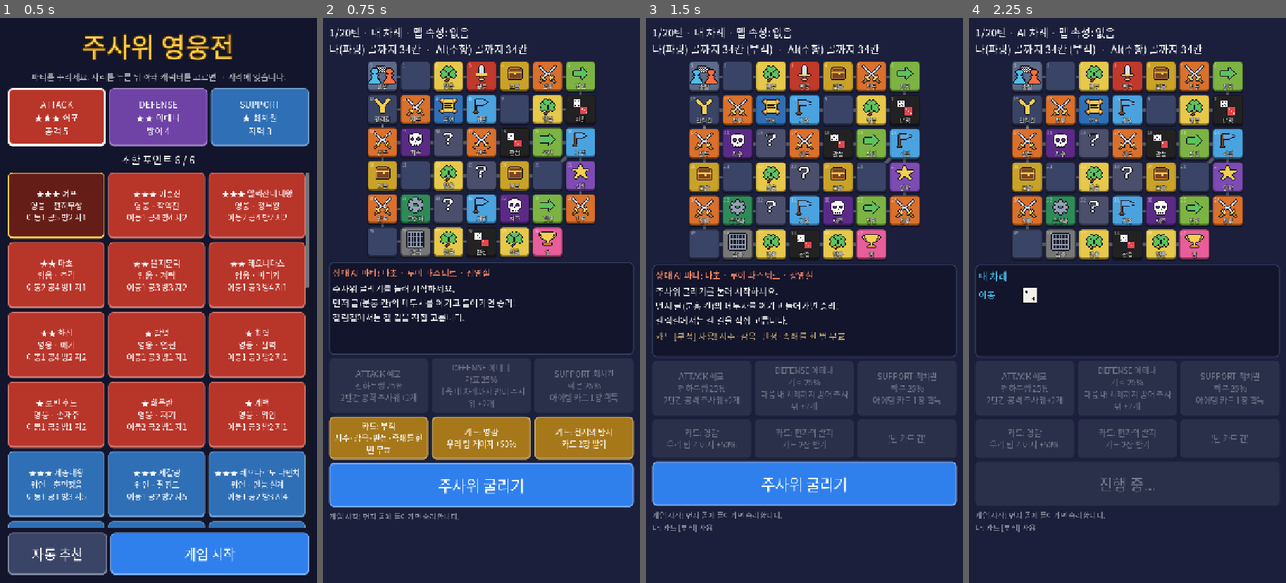
Above: before the commit, frames 1-4 (left to right).
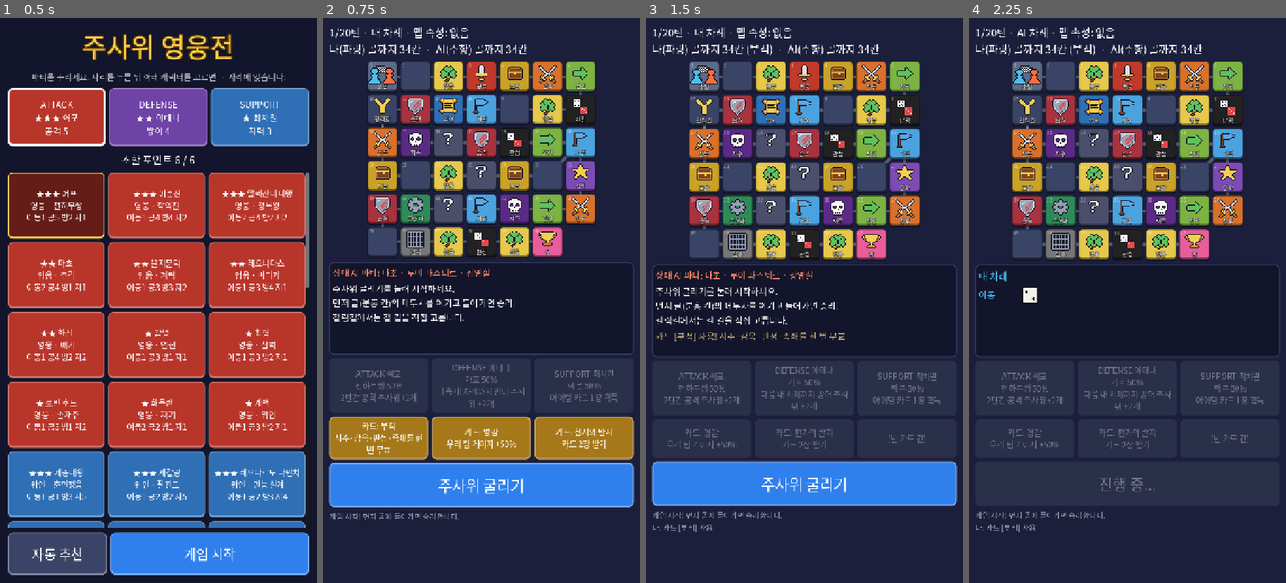
Above: after the commit, the same moments.

Repository: donto333/dice-heroes
Game: Godot game, scene res://scenes/main.tscn
Same seed, same stepped clock (60 frames per second), same inputs: the game is played once before the commit and once after it.
Inputs:
- Up to frame 1 (0.5 s): no input
- Up to frame 2 (0.75 s): click "게임 시작" at 0.5 s
- Up to frame 3 (1.5 s): click "카드: 부적 저주·감옥·판정·족쇄를 한 번 무효" at 1.25 s
- Up to frame 4 (2.25 s): click "주사위 굴리기" at 2 s

Frame 1 is identical in both runs. In frame 2, 1.4% of the frame differs, in the area x 14-86%, y 13-66%; in frame 3, 1.5%, in the area x 13-86%, y 13-67%; in frame 4, 1.5%.

Commit message:
밸런스 2: 지력 강화, ★★★ 지력형 전용 강화, 습격 칸 추가
- 게이지: 매 턴 5 + 지력×7, 시작할 때 지력×8 (rules.json)
- 세종대왕·제갈량·다빈치·나이팅게일·에디슨 전용 어빌리티 강화
- 습격 칸: 몬스터가 덤벼서 DEFENSE 캐릭터가 막는 전투. 방어 능력치가 쓰이는 곳을 늘림
- 전투 사건에 target(player/keeper/ambush)을 넣어 화면과 통계가 정확히 구분

Co-Authored-By: Claude Opus 5.5 <noreply@anthropic.com>
Claude-Session: https://claude.ai/code/session_01JPWR7cTXQrxTawoDohtR95

Diff:
--- a/data/abilities.json
+++ b/data/abilities.json
@@ -4,15 +4,15 @@
     "unique_lubu": {"name": "천하무쌍", "text": "2턴간 공격 주사위 +2개", "effect": {"type": "atk_dice", "amount": 2, "turns": 2}},
     "unique_yisunsin": {"name": "학익진", "text": "2턴간 방어 주사위 +2개, 방어에 성공하면 상대 3칸 추가 후퇴", "effect": {"type": "multi", "effects": [{"type": "def_dice", "amount": 2, "turns": 2}, {"type": "counter", "amount": 1, "turns": 2}]}},
     "unique_alexander": {"name": "정복왕", "text": "이번 턴 이동 주사위 +1개, 공격 주사위 +1개, 이기면 3칸 더 전진", "effect": {"type": "multi", "effects": [{"type": "move_dice", "amount": 1, "turns": 1}, {"type": "atk_dice", "amount": 1, "turns": 1}, {"type": "chase", "amount": 1, "turns": 1}]}},
-    "unique_sejong": {"name": "훈민정음", "text": "우리 팀 게이지 +50%, 카드 1장 획득", "effect": {"type": "multi", "effects": [{"type": "gauge_team", "amount": 50}, {"type": "draw_card", "amount": 1}]}},
-    "unique_zhuge": {"name": "팔진도", "text": "상대의 다음 이동 주사위 -1개, 다음 내 차례까지 상대 전투 주사위 -1개", "effect": {"type": "multi", "effects": [{"type": "enemy_move_dice", "amount": -1}, {"type": "enemy_dice_minus", "amount": 1, "turns": 1}]}},
-    "unique_davinci": {"name": "만능 설계", "text": "카드 2장 획득, 이동 주사위를 두 번 굴려 큰 쪽으로", "effect": {"type": "multi", "effects": [{"type": "draw_card", "amount": 2}, {"type": "move_best", "amount": 1, "turns": 1}]}},
+    "unique_sejong": {"name": "훈민정음", "text": "우리 팀 게이지 +70%, 카드 1장 획득", "effect": {"type": "multi", "effects": [{"type": "gauge_team", "amount": 70}, {"type": "draw_card", "amount": 1}]}},
+    "unique_zhuge": {"name": "팔진도", "text": "상대의 다음 이동 주사위 -1개, 2턴간 상대 전투 주사위 -1개", "effect": {"type": "multi", "effects": [{"type": "enemy_move_dice", "amount": -1}, {"type": "enemy_dice_minus", "amount": 1, "turns": 2}]}},
+    "unique_davinci": {"name": "만능 설계", "text": "카드 2장 획득, 이번 턴 이동 주사위 두 번 굴려 큰 쪽, 공격 주사위 +1개", "effect": {"type": "multi", "effects": [{"type": "draw_card", "amount": 2}, {"type": "move_best", "amount": 1, "turns": 1}, {"type": "atk_dice", "amount": 1, "turns": 1}]}},
     "unique_zeus": {"name": "번개", "text": "2턴간 상대 전투 주사위 -1개, 상대 팀 게이지 -30%", "effect": {"type": "multi", "effects": [{"type": "enemy_dice_minus", "amount": 1, "turns": 2}, {"type": "gauge_enemy", "amount": -30}]}},
     "unique_wukong": {"name": "근두운", "text": "이번 이동 +6칸", "effect": {"type": "move_plus", "amount": 6, "turns": 1}},
     "unique_dangun": {"name": "홍익인간", "text": "저주·쉬기 해제, 부적 1장, 우리 팀 게이지 +30%", "effect": {"type": "multi", "effects": [{"type": "cure"}, {"type": "charm"}, {"type": "gauge_team", "amount": 30}]}},
     "unique_tesla": {"name": "번개 코일", "text": "상대 1턴 쉬기", "effect": {"type": "skip_enemy", "amount": 1}},
-    "unique_nightingale": {"name": "백의의 천사", "text": "저주·쉬기 해제, 부적 1장, 2턴간 방어 주사위 +1개", "effect": {"type": "multi", "effects": [{"type": "cure"}, {"type": "charm"}, {"type": "def_dice", "amount": 1, "turns": 2}]}},
-    "unique_edison": {"name": "발명", "text": "카드 2장 획득, 우리 팀 게이지 +20%", "effect": {"type": "multi", "effects": [{"type": "draw_card", "amount": 2}, {"type": "gauge_team", "amount": 20}]}},
+    "unique_nightingale": {"name": "백의의 천사", "text": "저주·쉬기 해제, 부적 1장, 우리 팀 게이지 +40%, 2턴간 방어 주사위 +1개", "effect": {"type": "multi", "effects": [{"type": "cure"}, {"type": "charm"}, {"type": "gauge_team", "amount": 40}, {"type": "def_dice", "amount": 1, "turns": 2}]}},
+    "unique_edison": {"name": "발명", "text": "카드 2장 획득, 우리 팀 게이지 +40%", "effect": {"type": "multi", "effects": [{"type": "draw_card", "amount": 2}, {"type": "gauge_team", "amount": 40}]}},
     "chase": {"name": "추격", "text": "이번 턴 전투에서 이기면 3칸 더 전진", "effect": {"type": "chase", "amount": 1, "turns": 1}},
     "onslaught_a": {"name": "맹공", "text": "이번 턴 공격 주사위 +2개", "effect": {"type": "atk_dice", "amount": 2, "turns": 1}},
     "onslaught_b": {"name": "연전", "text": "2턴간 공격 주사위 +1개", "effect": {"type": "atk_dice", "amount": 1, "turns": 2}},
--- a/data/board.json
+++ b/data/board.json
@@ -1,5 +1,5 @@
 {
-  "_comment": "시험용 갈래길 맵. 칸마다 id, 종류(type), 다음 칸(next), 화면 좌표(x, y)를 적는다. next가 2개 이상이면 갈림길이다. type이 random인 칸은 판을 시작할 때 random_pool에서 효과를 뽑고, hidden이 true면 누군가 밟기 전까지 ?로 보인다. route는 갈림길에서 고를 때 보여 줄 길 이름이다.",
+  "_comment": "시험용 갈래길 맵. 칸마다 id, 종류(type), 다음 칸(next), 화면 좌표(x, y)를 적는다. next가 2개 이상이면 갈림길이다. type이 random인 칸은 판을 시작할 때 random_pool에서 효과를 뽑고, hidden이 true면 누군가 밟기 전까지 ?로 보인다. route는 갈림길에서 고를 때 보여 줄 길 이름이다. ambush(습격)는 몬스터가 먼저 덤벼서 DEFENSE 캐릭터가 막는 전투 칸이다.",
   "start": 0,
   "nodes": [
     {"id": 0, "type": "start", "x": 0, "y": 0, "next": [1]},
@@ -9,7 +9,6 @@
     {"id": 4, "type": "random", "x": 4, "y": 0, "next": [5]},
     {"id": 5, "type": "battle", "name": "들개 무리", "dice": 2, "x": 5, "y": 0, "next": [6]},
     {"id": 6, "type": "forward", "amount": 4, "x": 6, "y": 0, "next": [7]},
-
     {"id": 7, "type": "random", "x": 6, "y": 1, "next": [8]},
     {"id": 8, "type": "luck", "x": 5, "y": 1, "next": [9]},
     {"id": 9, "type": "normal", "x": 4, "y": 1, "next": [10]},
@@ -17,32 +16,27 @@
     {"id": 11, "type": "attr", "attr": "위인", "x": 2, "y": 1, "next": [12]},
     {"id": 12, "type": "random", "x": 1, "y": 1, "next": [13]},
     {"id": 13, "type": "fork", "x": 0, "y": 1, "next": [14, 20]},
-
     {"id": 14, "type": "battle", "name": "굶주린 늑대", "dice": 3, "route": "험한 길 (전투 많음, 끝에 전진)", "x": 0, "y": 2, "next": [15]},
     {"id": 15, "type": "curse", "x": 1, "y": 2, "next": [16]},
     {"id": 16, "type": "random", "hidden": true, "x": 2, "y": 2, "next": [17]},
-    {"id": 17, "type": "battle", "name": "석상 병사", "dice": 3, "x": 3, "y": 2, "next": [18]},
+    {"id": 17, "type": "ambush", "name": "석상 병사", "dice": 3, "x": 3, "y": 2, "next": [18]},
     {"id": 18, "type": "fate", "x": 4, "y": 2, "next": [19]},
     {"id": 19, "type": "forward", "amount": 3, "x": 5, "y": 2, "next": [26]},
-
     {"id": 20, "type": "treasure", "route": "보물 길 (안전, 보물 많음)", "x": 0, "y": 3, "next": [21]},
     {"id": 21, "type": "normal", "x": 1, "y": 3, "next": [22]},
     {"id": 22, "type": "luck", "x": 2, "y": 3, "next": [23]},
     {"id": 23, "type": "random", "hidden": true, "x": 3, "y": 3, "next": [24]},
     {"id": 24, "type": "treasure", "x": 4, "y": 3, "next": [25]},
     {"id": 25, "type": "normal", "x": 5, "y": 3, "next": [26]},
-
     {"id": 26, "type": "checkpoint", "x": 6, "y": 2, "next": [27]},
     {"id": 27, "type": "attr", "attr": "신화", "x": 6, "y": 3, "next": [28]},
-
     {"id": 28, "type": "battle", "name": "늪의 큰뱀", "dice": 3, "x": 6, "y": 4, "next": [29]},
     {"id": 29, "type": "random", "x": 5, "y": 4, "next": [30]},
     {"id": 30, "type": "curse", "x": 4, "y": 4, "next": [31]},
     {"id": 31, "type": "checkpoint", "x": 3, "y": 4, "next": [32]},
     {"id": 32, "type": "random", "hidden": true, "x": 2, "y": 4, "next": [33]},
     {"id": 33, "type": "attr", "attr": "근현대", "x": 1, "y": 4, "next": [34]},
-    {"id": 34, "type": "battle", "name": "철갑 거인", "dice": 3, "x": 0, "y": 4, "next": [35]},
-
+    {"id": 34, "type": "ambush", "name": "철갑 거인", "dice": 3, "x": 0, "y": 4, "next": [35]},
     {"id": 35, "type": "random", "x": 0, "y": 5, "next": [36]},
     {"id": 36, "type": "prison", "x": 1, "y": 5, "next": [37]},
     {"id": 37, "type": "luck", "x": 2, "y": 5, "next": [38]},
@@ -57,7 +51,7 @@
     {"weight": 2, "tile": {"type": "fate"}},
     {"weight": 1, "tile": {"type": "prison"}},
     {"weight": 1, "tile": {"type": "forward", "amount": 3}},
-    {"weight": 2, "tile": {"type": "battle", "name": "떠돌이 도적", "dice": 2}},
+    {"weight": 2, "tile": {"type": "ambush", "name": "떠돌이 도적", "dice": 2}},
     {"weight": 1, "tile": {"type": "battle", "name": "흑기사", "dice": 3}},
     {"weight": 2, "tile": {"type": "normal"}}
   ]
--- a/data/rules.json
+++ b/data/rules.json
@@ -1,5 +1,5 @@
 {
-  "_comment": "규칙 수치. move_dice_weights는 이동 주사위의 눈 1~6이 나올 비 …(142 unchanged characters)… 부터 가진 어빌리티 게이지(%)다. 먼저 하는 쪽이 유리한 것을 줄인다.",
+  "_comment": "규칙 수치. move_dice_weights는 이동 주사위의 눈 1~6이 나올 비 …(142 unchanged characters)… 부터 가진 어빌리티 게이지(%)다. 먼저 하는 쪽이 유리한 것을 줄인다. 게이지: 매 턴 gauge_base + gauge_per_intellect × SUPPORT 지력만큼 세 자리 모두 찬다. 시작할 때는 start_gauge_per_intellect × 지력.",
   "move_dice_weights": {
     "1": [
       1,
@@ -18,5 +18,8 @@
       1
     ]
   },
-  "second_player_gauge": 50
+  "second_player_gauge": 50,
+  "gauge_base": 5,
+  "gauge_per_intellect": 7,
+  "start_gauge_per_intellect": 8
 }
--- a/scripts/main.gd
+++ b/scripts/main.gd
@@ -412,7 +412,19 @@
 	await _wait_for_board()
 	var who := int(event["player"])
 	var other := 1 - who
-	var against_player: bool = event["defender"] == game.char_of(other, "defense")["name"]
+	if str(event.get("target", "")) == "ambush":
+		await _battle_overlay.play(event, {
+			"attacker_side": "습격 · 몬스터",
+			"defender_side": "방어 · %s" % game.players[who]["name"],
+			"attacker_color": Color("ff6b6b"),
+			"defender_color": PLAYER_TEXT_COLORS[who],
+			"winner_text": "막지 못했다... 거점으로",
+			"loser_text": "%s 방어 성공!" % game.players[who]["name"],
+			"good_for_me": (not event["won"]) if who == 0 else event["won"],
+		})
+		_add_battle_result(event)
+		return
+	var against_player: bool = str(event.get("target", "")) == "player"
 	var me_attacking := who == 0
 	var info := {
 		"attacker_side": "공격 · %s" % game.players[who]["name"],
@@ -486,11 +498,18 @@
 	var title := _make_label(20, "전투! %s vs %s" % [event["attacker"], event["defender"]])
 	title.add_theme_color_override("font_color", Color("ffcf66"))
 	block.add_child(title)
-	block.add_child(_dice_row("공격", event["attack_rolls"], "= %d" % int(event["attack_total"]), PLAYER_TEXT_COLORS[who]))
-	block.add_child(_dice_row("방어", event["defense_rolls"], "= %d" % int(event["defense_total"]), Color(1, 1, 1, 0.8)))
+	var ambushed: bool = str(event.get("target", "")) == "ambush"
+	var attack_color: Color = Color(1, 1, 1, 0.8) if ambushed else PLAYER_TEXT_COLORS[who]
+	var defense_color: Color = PLAYER_TEXT_COLORS[who] if ambushed else Color(1, 1, 1, 0.8)
+	block.add_child(_dice_row("공격", event["attack_rolls"], "= %d" % int(event["attack_total"]), attack_color))
+	block.add_child(_dice_row("방어", event["defense_rolls"], "= %d" % int(event["defense_total"]), defense_color))
 	var verdict := "%s 승리!" % game.players[who]["name"]
 	var verdict_color := Color("7ee081")
-	if not event["won"]:
+	var success: bool = event["won"]
+	if ambushed:
+		success = not event["won"]
+		verdict = "%s 방어 성공!" % game.players[who]["name"]
+	if not success:
 		verdict = "%s 패배... 직전 거점으로" % game.players[who]["name"]
 		verdict_color = Color("ff6b6b")
 	var verdict_label := _make_label(22, verdict)
--- a/scripts/rules/game.gd
+++ b/scripts/rules/game.gd
@@ -60,6 +60,10 @@
 var traps: Dictionary = {}
 ## 후공 보정으로 둘째 플레이어가 받는 첫 게이지
 var second_player_gauge := 0
+## 게이지 수치. data/rules.json에서 읽는다.
+var gauge_base := 10
+var gauge_per_intellect := 5
+var start_gauge_per_intellect := 0
 
 var card_played := false
 var ability_used := false
@@ -76,7 +80,11 @@
 	cards = data.get("cards", {})
 	abilities = data.get("abilities", {})
 	move_weights = data.get("rules", {}).get("move_dice_weights", {})
-	second_player_gauge = int(data.get("rules", {}).get("second_player_gauge", 0))
+	var rules: Dictionary = data.get("rules", {})
+	second_player_gauge = int(rules.get("second_player_gauge", 0))
+	gauge_base = int(rules.get("gauge_base", 10))
+	gauge_per_intellect = int(rules.get("gauge_per_intellect", 5))
+	start_gauge_per_intellect = int(rules.get("start_gauge_per_intellect", 0))
 	characters = {}
 	for character in data.get("characters", []):
 		characters[character["id"]] = character
@@ -112,6 +120,9 @@
 	for index in players.size():
 		for i in START_HAND:
 			_draw_card(index, false)
+	# 지력이 높은 SUPPORT는 게이지를 채운 채로 시작한다.
+	for index in players.size():
+		_add_gauge(index, start_gauge_per_intellect * int(char_of(index, "support")["intellect"]))
 	# 먼저 하는 쪽이 유리하므로 나중에 하는 쪽은 게이지를 채워 두고 시작한다.
 	if players.size() > 1 and second_player_gauge > 0:
 		_add_gauge(1, second_player_gauge)
@@ -318,7 +329,7 @@
 	var intellect := int(support["intellect"])
 	if map_attr == "위인" and support["category"] == "위인":
 		intellect += ATTR_BONUS
-	_add_gauge(current, 10 + 5 * intellect)
+	_add_gauge(current, gauge_base + gauge_per_intellect * intellect)
 	return true
 
 
@@ -561,6 +572,10 @@
 			say("  맵 속성이 [%s](으)로 바뀌었습니다." % map_attr)
 		"battle":
 			if _battle_keeper(int(tile["dice"]), tile["name"]):
+				_draw_card(current, true)
+		"ambush":
+			say("  습격! [%s]이(가) 덤벼듭니다." % tile["name"])
+			if _battle_ambush(int(tile["dice"]), tile["name"]):
 				_draw_card(current, true)
 		"treasure":
 			say("  보물 칸!")
@@ -693,7 +708,7 @@
 		result = resolve_battle(
 			attack_dice, defense_dice, _attack_bonus(current), _defense_bonus(1 - current))
 	_say_battle(result)
-	_battle_event(attacker["name"], defender["name"], result)
+	_battle_event(attacker["name"], defender["name"], result, "player")
 	if result["attacker_won"]:
 		say("  %s 승리! %s은(는) 직전 거점으로 돌아갑니다." % [player["name"], opponent["name"]])
 		_return_to_checkpoint(1 - current)
@@ -722,7 +737,7 @@
 		say("  재도전! 한 번 더 굴립니다.")
 		result = resolve_battle(attack_dice, defense_dice, _attack_bonus(current), 0)
 	_say_battle(result)
-	_battle_event(attacker["name"], keeper_name, result)
+	_battle_event(attacker["name"], keeper_name, result, "keeper")
 	if result["attacker_won"]:
 		say("  %s 승리!" % player["name"])
 		return true
@@ -731,15 +746,41 @@
 	return false
 
 
+## 몬스터가 현재 플레이어를 공격한다. 몬스터 주사위 대 내 DEFENSE 캐릭터의 방어 주사위.
+## 막으면 true, 뚫리면 직전 거점으로 돌아간다.
+func _battle_ambush(monster_dice: int, monster_name: String) -> bool:
+	var player: Dictionary = players[current]
+	var defender: Dictionary = char_of(current, "defense")
+	say("  전투! 몬스터 [%s] vs %s(방어)" % [monster_name, defender["name"]])
+	var attack_dice := monster_dice - effect_sum(current, "enemy_dice_minus")
+	var defense_dice := _defense_dice(current)
+	var defense_bonus := _defense_bonus(current)
+	var result := resolve_battle(attack_dice, defense_dice, 0, defense_bonus)
+	if result["attacker_won"] and _consume_effect(current, "retry"):
+		_say_battle(result)
+		say("  재도전! 한 번 더 굴립니다.")
+		result = resolve_battle(attack_dice, defense_dice, 0, defense_bonus)
+	_say_battle(result)
+	_battle_event(monster_name, defender["name"], result, "ambush")
+	if not result["attacker_won"]:
+		say("  %s 방어 성공!" % player["name"])
+		return true
+	say("  막지 못했습니다... %s은(는) 직전 거점으로 돌아갑니다." % player["name"])
+	_return_to_checkpoint(current)
+	return false
+
+
 func _say_battle(result: Dictionary) -> void:
 	say("  공격 %s = %d  /  방어 %s = %d" % [
 		str(result["attack_rolls"]), int(result["attack_total"]),
 		str(result["defense_rolls"]), int(result["defense_total"])])
 
 
-func _battle_event(attacker_name: String, defender_name: String, result: Dictionary) -> void:
+## target: "player"(상대 말과 싸움), "keeper"(키퍼를 공격), "ambush"(몬스터의 습격을 막음)
+func _battle_event(attacker_name: String, defender_name: String, result: Dictionary, target: String) -> void:
 	_event({
 		"kind": "battle",
+		"target": target,
 		"player": current,
 		"attacker": attacker_name,
 		"defender": defender_name,
--- a/scripts/ui/board_view.gd
+++ b/scripts/ui/board_view.gd
@@ -13,6 +13,7 @@
 	"fork": Color("3a4466"),
 	"treasure": Color("c9a227"),
 	"battle": Color("d9702b"),
+	"ambush": Color("a8323e"),
 	"forward": Color("7cb342"),
 	"warp": Color("1ba39c"),
 	"luck": Color("e6c84a"),
@@ -35,6 +36,7 @@
 	"fork": "갈림길",
 	"treasure": "보물",
 	"battle": "전투",
+	"ambush": "습격",
 	"forward": "전진",
 	"warp": "워프",
 	"luck": "행운",
@@ -46,7 +48,7 @@
 }
 const PLAYER_COLORS := [Color("4fc3f7"), Color("ff7043")]
 const ICON_NAMES := {
-	"start": "start", "fork": "fork", "treasure": "treasure", "battle": "battle",
+	"start": "start", "fork": "fork", "treasure": "treasure", "battle": "battle", "ambush": "ambush",
 	"forward": "forward", "warp": "warp", "luck": "luck", "curse": "curse",
 	"prison": "prison", "fate": "fate", "checkpoint": "checkpoint", "goal": "goal",
 }
@@ -68,7 +70,7 @@
 
 func _ready() -> void:
 	texture_filter = CanvasItem.TEXTURE_FILTER_NEAREST
-	for icon_name in ["start", "fork", "treasure", "battle", "forward", "warp", "luck", "curse", "prison",
+	for icon_name in ["start", "fork", "treasure", "battle", "ambush", "forward", "warp", "luck", "curse", "prison",
 			"fate", "checkpoint", "goal", "hidden", "pawn", "attr_hero", "attr_great", "attr_myth", "attr_modern"]:
 		var path := "res://assets/icons/%s.png" % icon_name
 		if ResourceLoader.exists(path):
--- a/tests/run_tests.gd
+++ b/tests/run_tests.gd
@@ -15,7 +15,7 @@
 
 const CATEGORIES := ["영웅", "위인", "신화", "근현대"]
 const TILE_TYPES := [
-	"start", "normal", "fork", "random", "attr", "battle", "treasure", "forward",
+	"start", "normal", "fork", "random", "attr", "battle", "ambush", "treasure", "forward",
 	"warp", "luck", "curse", "prison", "fate", "checkpoint", "goal",
 ]
 const PARTIES := [
@@ -120,7 +120,7 @@
 		match node.get("type", ""):
 			"attr":
 				_check(node.get("attr", "") in CATEGORIES, "속성 칸의 분류가 잘못됨: %d번" % id)
-			"battle", "goal":
+			"battle", "ambush", "goal":
 				_check(int(node.get("dice", 0)) >= 1, "키퍼 주사위 수가 없음: %d번" % id)
 	for node in raw_nodes:
 		for next_id in node.get("next", []):
@@ -470,8 +470,8 @@
 					shown[int(event["player"])] = int(event["to"])
 					_check(game.nodes.has(int(event["to"])), "없는 칸으로 이동함")
 				elif event["kind"] == "battle":
-					var other_names := [game.char_of(0, "defense")["name"], game.char_of(1, "defense")["name"]]
-					if event["defender"] in other_names:
+					_check(str(event.get("target", "")) in ["player", "keeper", "ambush"], "전투 사건의 target이 잘못됨")
+					if event["target"] == "player":
 						player_battles += 1
 					else:
 						keeper_battles += 1
Binary file added: assets/icons/ambush.png
